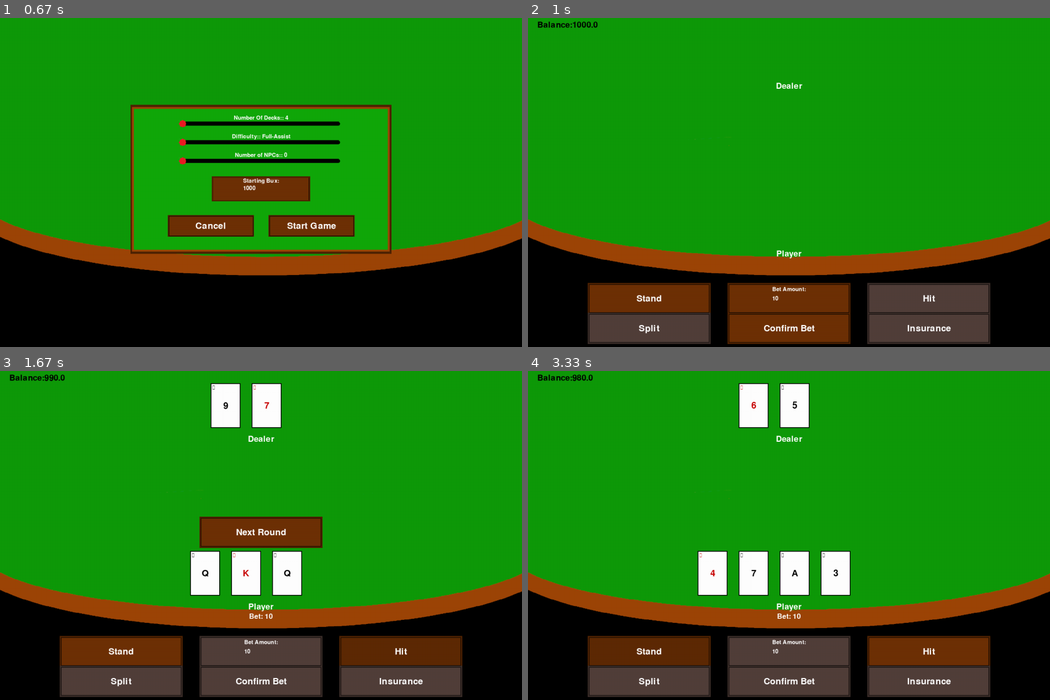
Above: before the commit, frames 1-4 (two rows, left to right).
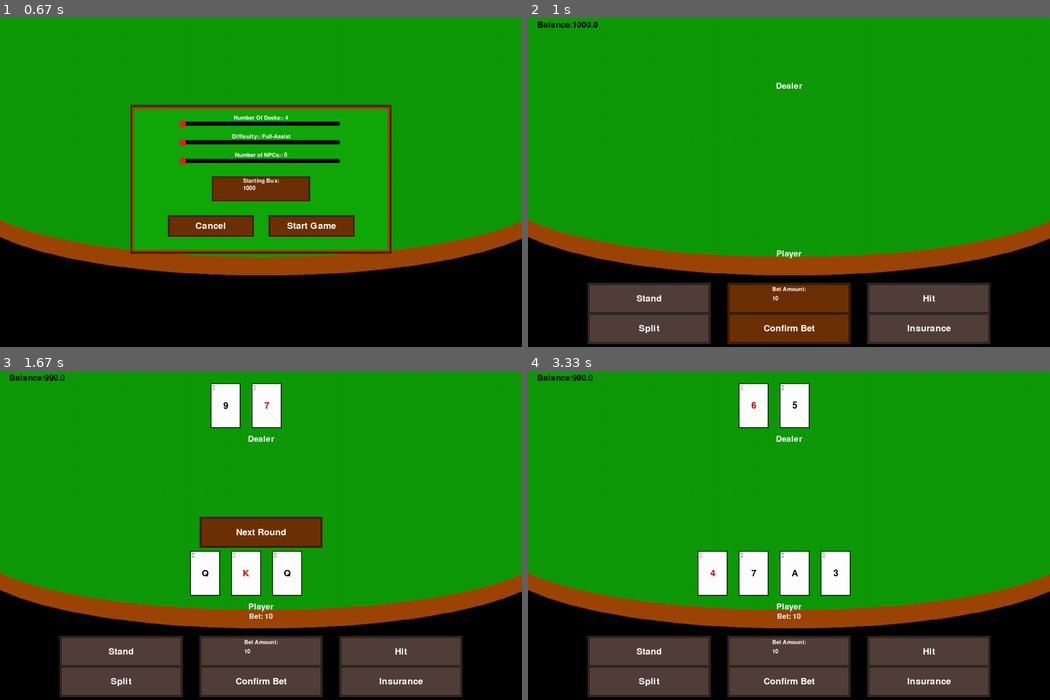
Above: after the commit, the same moments.

Repository: CDonners/None-Exam-Assessment-2026-AQA
Game: pygame game, started from bankrollBust/main.py
Same seed, same stepped clock (60 frames per second), same inputs: the game is played once before the commit and once after it.
Inputs (mouse positions are in pixels of both pictures, inside the frame that each line leads up to):
- Up to frame 1 (0.67 s): press the mouse at (261, 123) at 0.37 s; move the mouse to (266, 202) at 0.47 s; release the mouse at (276, 277) at 0.6 s
- Up to frame 2 (1 s): click "Start Game" at 0.78 s
- Up to frame 3 (1.67 s): click "Confirm Bet" at 1.08 s; press the mouse at (401, 650) at 1.4 s; move the mouse to (307, 535) at 1.5 s; release the mouse at (219, 423) at 1.63 s
- Up to frame 4 (3.33 s): click "Next Round" at 1.75 s; press the mouse at (789, 680) at 2.07 s; move the mouse to (862, 667) at 2.17 s; release the mouse at (935, 653) at 2.3 s; press the mouse at (929, 650) at 2.4 s; move the mouse to (825, 565) at 2.5 s; release the mouse at (721, 479) at 2.63 s; press the mouse at (929, 650) at 2.73 s; move the mouse to (856, 601) at 2.83 s; release the mouse at (783, 551) at 2.97 s; press the mouse at (648, 650) at 3.07 s; move the mouse to (668, 621) at 3.17 s; release the mouse at (689, 594) at 3.3 s

Frame 1 is identical in both runs. In frame 2, 2.0% of the frame differs, in the area x 11-35%, y 80-90%; in frame 3, 4.0%, in the area x 11-89%, y 80-90%; in frame 4, 4.0%.

Commit message:
Update main.py

Diff:
--- a/bankrollBust/main.py
+++ b/bankrollBust/main.py
@@ -5,10 +5,11 @@
 # ! SHORT TERM GOALS !
 # TODO Handle deck running out of cards somehow
 # TODO Handle player running out of bustBux
-# TODO Show a text saying player Won/Lost/Push
+# TODO Show a text saying player Won/Lost/Pushq
 # TODO Add insurance - Will just be an if statement and a variable
 # TODO Add split - Will use 2D list, need to add checks for integration
 # TODO Detect natural blackjack not working
+# TODO Need to add that soft numbers are worse than none-soft numbers
 
 # Pygame Setup
 pygame.init() # Initialise Pygame
@@ -54,7 +55,7 @@
     playerBet = 0
     hit = False
     stood = False
-    # Dealer action delay (in frames at 60 FPS)
+    # Game action delay (in frames at 60 FPS)
     gameActionDelay = 30  # 1 second at 60 FPS
     gameAct = 0
     # Utility
@@ -114,19 +115,19 @@
         for event in pygame.event.get(): # Checking for events
             if event.type == pygame.QUIT: # If the user presses the X button, quit game
                 quit()
-            # Draw buttons
+            # # Draw buttons
+            hitButton.updateImage(event)
+            standButton.updateImage(event)
             splitButton.updateImage(event)
             insuranceButton.updateImage(event)
             confirmBetButton.updateImage(event)
             # State Machine for gameplay
-
             if bettingPhase: # If betting phase is active
                 if currentPlayer.name == "Player": # Checks if current player is the human player
                     # Make the relevant interactables be interactable
                     betAmountInputBox.setMax(currentPlayer.bustBux)
                     playerBet = int(betAmountInputBox.getInput(event))
                     betMade = confirmBetButton.updateImage(event)
-                    hit = hitButton.updateImage(event)
 
             # Starting action phase
             elif game.roundStarted:
